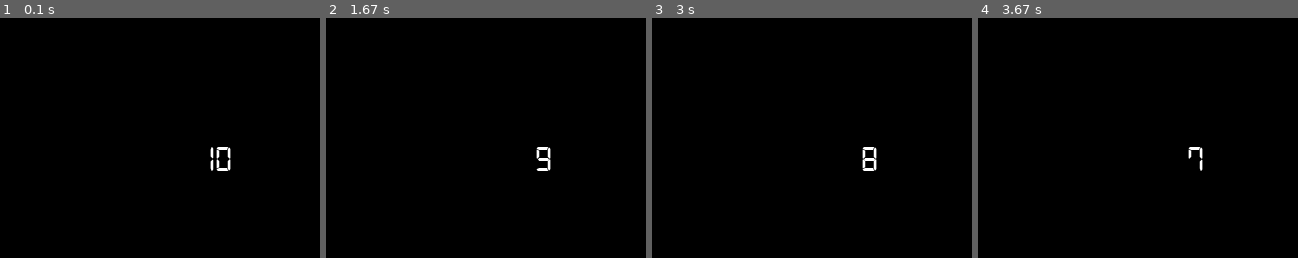
Above: before the commit, frames 1-4 (left to right).
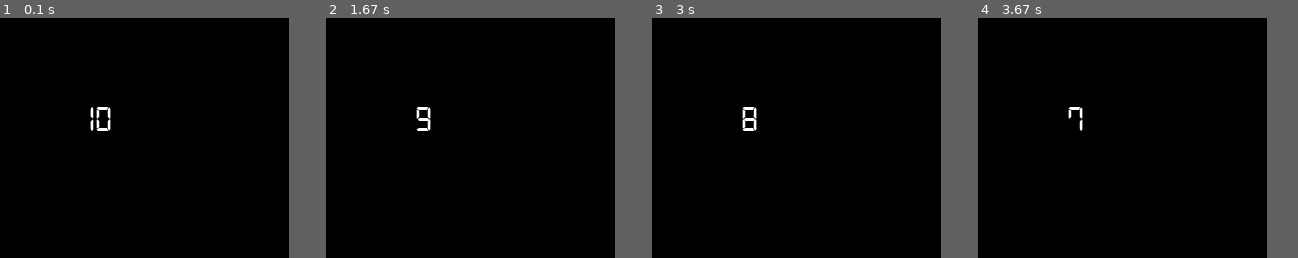
Above: after the commit, the same moments.

Repository: ronaldstoner/ai-code
Game: pygame game, started from countdown/4-countdown-pygame-stylized-warning.py
Two runs of this game, one before a commit and one after it. Both use one fixed random seed, a clock stepped at 60 frames per second and the inputs below.
Inputs:
- Up to frame 1 (0.1 s): no input
- Up to frame 2 (1.67 s): no input
- Up to frame 3 (3 s): no input
- Up to frame 4 (3.67 s): no input
The pictures show only the part of the screen within x 17-67%, y 24-74%; the shares and areas given below are measured in that part.
In our replay, the window is 640x480 before the commit and 400x400 after it. These sizes can differ from the game's own. Grey fills any space a smaller window leaves; there, only what the larger window draws over its background counts as a difference.

The runs differ from the first frame. In frame 1, 0.8% of the frame differs, in the area x 28-73%, y 37-64%; in frame 2, 0.6%; in frame 3, 0.6%; in frame 4, 0.4%.

Commit message:
File naming and consistent resolution

Diff:
--- a/countdown/countdown-pygame-stylized-warning.py
+++ b/countdown/4-countdown-pygame-stylized-warning.py
@@ -9,8 +9,8 @@
 pygame.init()
 
 # Set the window dimensions
-window_width = 640
-window_height = 480
+window_width = 400
+window_height = 400
 window = pygame.display.set_mode((window_width, window_height))
 
 # Set the countdown timer duration in seconds
--- a/countdown/countdown-pygame-stylized-warning-guishake-zoom.py
+++ b/countdown/6-countdown-pygame-stylized-warning-guishake-zoom.py
@@ -1,10 +1,13 @@
+# Prompt:
+# python countdown timer in pygame with font numbers and a background that blinks red for the last 3 seconds. when the timer hits 0 the window shake and buzz. as the timer decreases increase the font to perform a zoom effect
+
 import pygame
 
 # Initialize Pygame
 pygame.init()
 
 # Set up the window
-screen = pygame.display.set_mode((300, 200))
+screen = pygame.display.set_mode((400, 400))
 pygame.display.set_caption("Countdown Timer")
 
 # Human intervention
Renamed: countdown/countdown.py -> countdown/1-countdown.py
Renamed: countdown/countdown-pygame.py -> countdown/2-countdown-pygame.py
Renamed: countdown/countdown-pygame-stylized.py -> countdown/3-countdown-pygame-stylized.py
Renamed: countdown/countdown-pygame-stylized-warning-guishake.py -> countdown/5-countdown-pygame-stylized-warning-guishake.py
Binary file added: countdown/images/1.png
Binary file added: countdown/images/2.png
Binary file added: countdown/images/3.png
Binary file added: countdown/images/4.png
Binary file added: countdown/images/5.gif
Binary file added: countdown/images/6.gif
Not shown, added: countdown/images/.DS_Store
